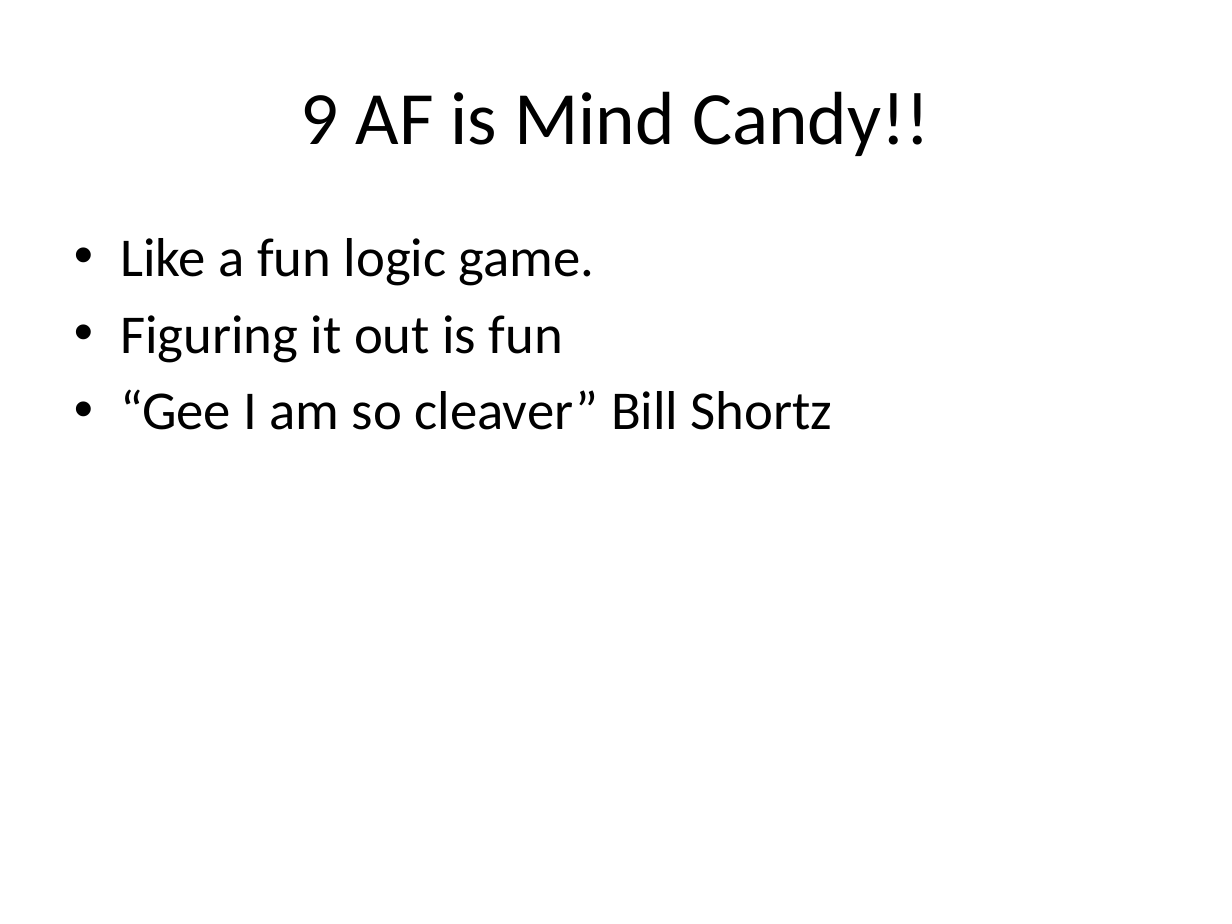
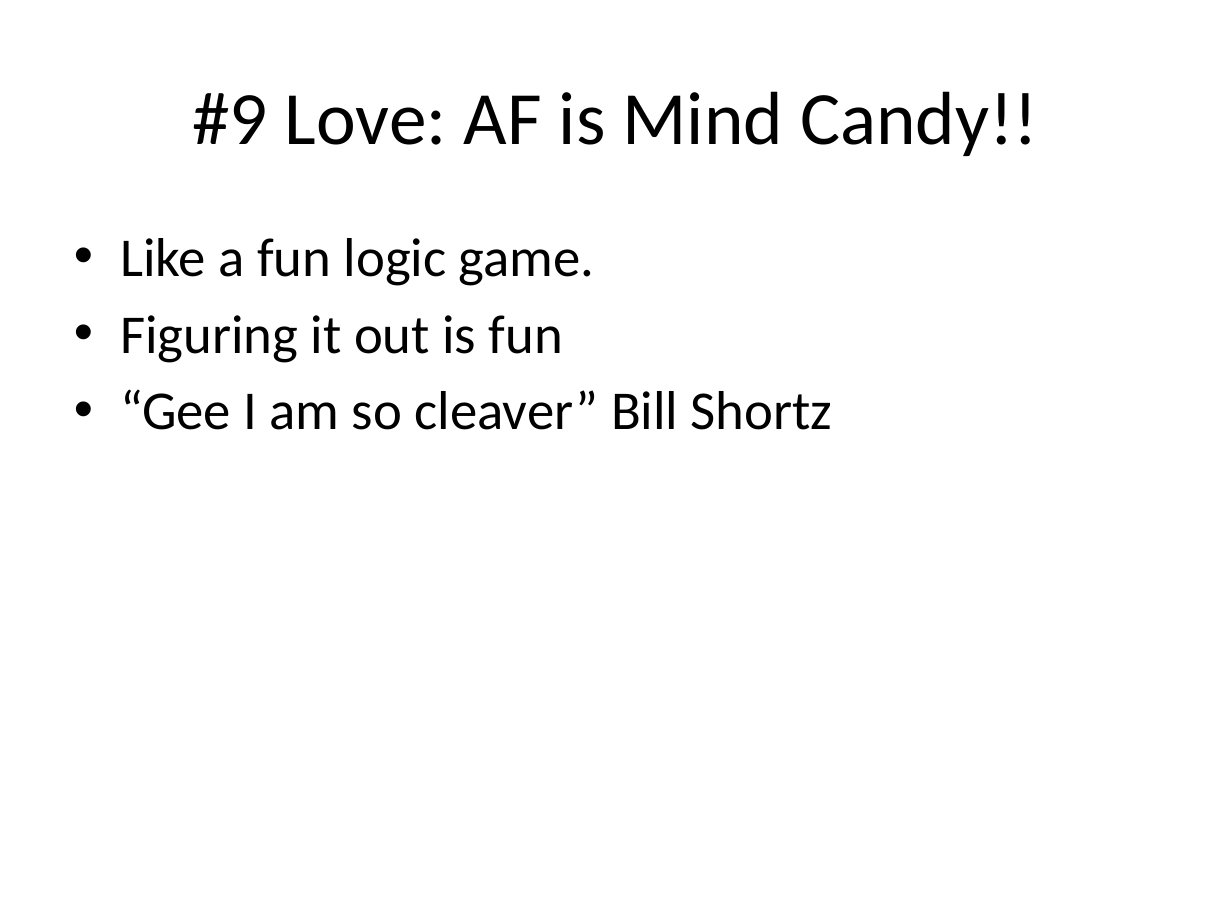
Before and after one commit to njhollenback/Presentations, a slide deck: slide 6 of 9-5 Things That I Love Hate About Actor Framework.pptx. Drawn at 1232x924 pixels with LibreOffice and Linux fonts; fonts in the diff are those of the drawing. Boxes give left, top, right and bottom in pixels: in the first picture for what was removed or moved away, otherwise in the second. Text is boxed around its words. In the diff, an @@ line names an element or a change of style, - is before the commit and + after.

```diff
--- a/9-5 Things That I Love Hate About Actor Framework.pptx
+++ b/9-5 Things That I Love Hate About Actor Framework.pptx
@@ title at (192,91,1038,156): text changed @@
-9 AF is Mind Candy!!
+#9 Love: AF is Mind Candy!!
```
Also in this commit, not shown: 1 other slide changed, 9 slides added.
